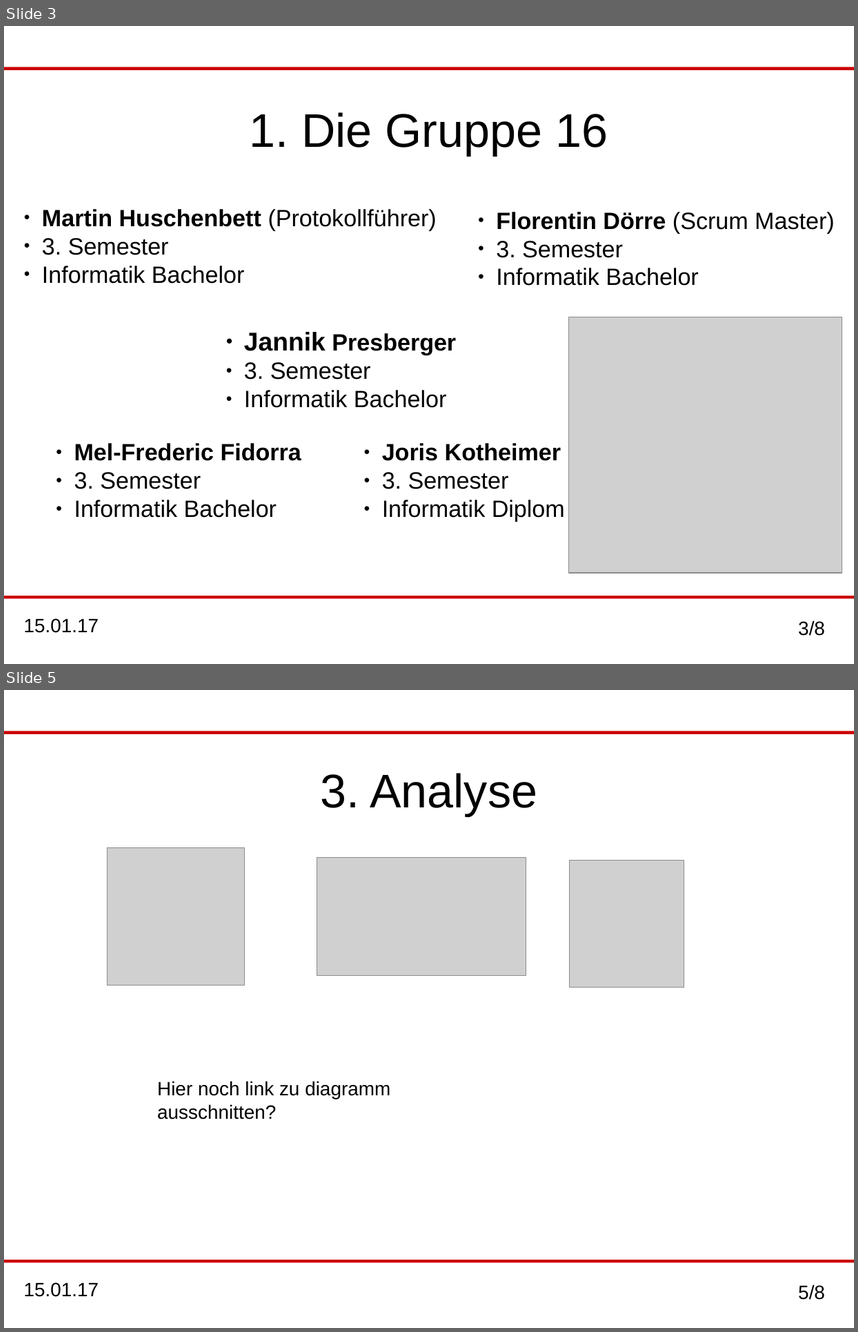
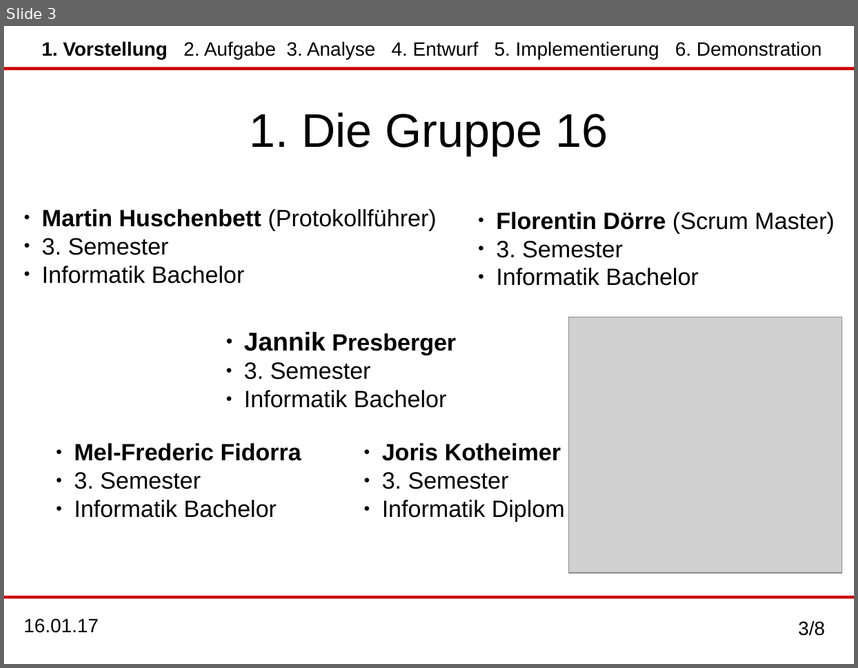
Before and after one commit to MaHusch/SWT-Project-Copy, a slide deck: organisation_final/Endpraesentation/End_praesentation.odp. Shown one above the other, each under a label of ours: slides 3 and 5 before the commit, slide 3 after it; the slides between them are not shown. The pictures are 858x1332 and 858x668 pixels, drawn with LibreOffice and Linux fonts; fonts in the diff are those of the drawing; grey boxes stand for pictures. Boxes give left, top, right and bottom in pixels: in the first picture for what was removed or moved away, otherwise in the second. Text is boxed around its words. In the diff, an @@ line names an element or a change of style, - is before the commit and + after.

```diff
--- a/organisation_final/Endpraesentation/End_praesentation.odp
+++ b/organisation_final/Endpraesentation/End_praesentation.odp
@@ slide 5 removed at box(4, 690, 854, 1328), background #FFFFFF; not listed: 4 template elements that a slide beside it also shows @@
@@ title removed at box(320, 773, 537, 816) @@
-3. Analyse
@@ picture removed at box(107, 848, 245, 985) @@
@@ picture removed at box(317, 858, 526, 976) @@
@@ picture removed at box(569, 860, 684, 987) @@
@@ text removed at box(157, 1081, 390, 1119) @@
-Hier noch link zu diagramm ausschnitten?
@@ slide 3 changed as well @@
@@ text added at box(42, 41, 822, 60), 18 pt, text #000000 @@
+1. Vorstellung 2. Aufgabe 3. Analyse 4. Entwurf 5. Implementierung 6. Demonstration
@@ text at box(24, 618, 99, 633): text changed @@
-15.01.17
+16.01.17
```
Also in this commit, not shown: 2 other slides changed, 5 slides added, 4 other slides removed, 1 other file.
